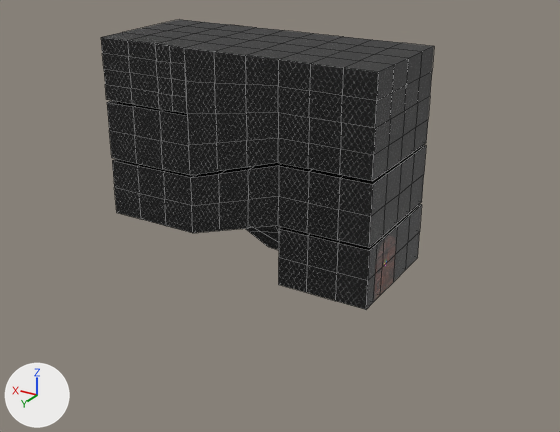
The Blender file blender models/Garden Stairs.blend as it was, and as the next commit left it.
Camera for both pictures: a 50 mm lens placed at (-45.5, 78.0, 34.4), pointed at (-12.8, 23.5, 7.2). Arrows for +X, +Y and +Z are at lower left; the lights stay in place. The picture after the commit comes second. Mesh edges are drawn as thin lines.
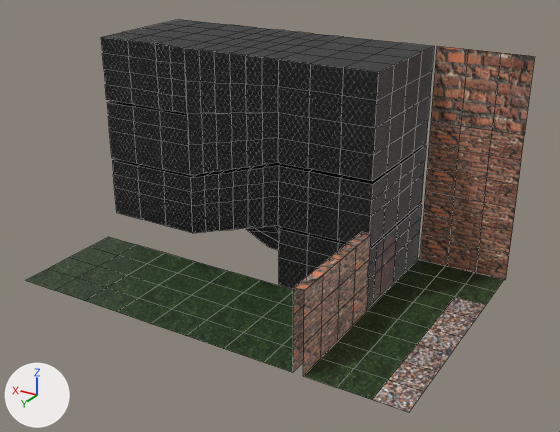
Boxes [x1, y1, x2, y2] around the edits, measured in the pictures (560 x 432 px):
'Cube', reshaped (53% wider, 35% taller): before [101, 20, 434, 310]; after [25, 20, 535, 412]
part 1 of me_cube, added (brown): after [293, 232, 371, 376]
part 2 of me_cube, added (green): after [25, 237, 293, 372]
part 3 of me_cube, added (brown): after [420, 46, 535, 280]
part 4 of me_cube, added (green): after [304, 259, 503, 400]
part 5 of me_cube, added: after [372, 297, 485, 412]
part 6 of me_cube, built on: before [107, 28, 426, 281]; after [107, 28, 426, 279]

What changed in the scene script:
```text
Add img_gravel_texture_png:
    img_gravel_texture_png = load_image('gravel_texture.png', '../textures/gravel_texture.png', 128, 128, 'sRGB')
Add img_brick_wall_png_001:
    img_brick_wall_png_001 = load_image('brick_wall.png.001', '../textures/brick_wall.png', 128, 128, 'sRGB')
Add img_grss_png:
    img_grss_png = load_image('grss.png', '../textures/grss.png', 64, 64, 'sRGB')
Add mat_gravel:
    mat_gravel = principled_material('gravel')
    mat_gravel.texture = img_gravel_texture_png
Add mat_wall:
    mat_wall = principled_material('wall')
    mat_wall.texture = img_brick_wall_png_001
Add mat_grass:
    mat_grass = principled_material('grass')
    mat_grass.texture = img_grss_png
Change me_cube:
    used by ob_cube; location = (-5.92, 17.17, 10.5); scale = (9.75, 6.0, 10.5)
    remove me_cube.from_pydata(...)  # 462 vertices, 449 faces; spans x -1.59..1.34, y -1.0..1.0, z -1.0..1.0
    add me_cube.from_pydata(...)  # 810 vertices, 731 faces; spans x -2.5..1.47, y -1.0..2.92, z -1.0..1.01
    me_cube part 1: a new loose piece of 48 vertices spanning x -1.6..-1.51, y 1.02..2.92, z -1.0..-0.3, in mat_wall (picture img_brick_wall_png_001)
    me_cube part 2: a new loose piece of 45 vertices spanning x -1.51..1.47, y 1.02..2.92, z -1.0, in mat_grass (picture img_grss_png)
    me_cube part 3: a new loose piece of 32 vertices spanning x -2.5..-1.62, y -0.95, z -1.0..1.01, in mat_wall (picture img_brick_wall_png_001)
    me_cube part 4: a new loose piece of 30 vertices spanning x -2.48..-1.6, y -0.99..2.92, z -1.0, in mat_grass (picture img_grss_png)
    me_cube part 5: a new loose piece of 14 vertices spanning x -2.48..-2.19, y -0.03..2.92, z -1.0, in mat_gravel (picture img_gravel_texture_png)
    me_cube part 6
    157 faces are deleted
    23 vertices are added at x -0.98..0.21, y -1.0..1.0, z -0.8..0.85
    49 new vertices lie (0.0, 0.0, 0.14) away from vertices in x -1.59..1.34, y -1.0..1.0, z -0.73..0.13
    30 new vertices lie (0.17, 0.0, 0.05) away from vertices in x -0.67..0.0, y -1.0..0.0, z -1.0..0.33
    16 new vertices lie (0.17, 0.0, -0.05) away from vertices in x -0.67..0.0, y 0.0..1.0, z -0.62..0.12
    15 new vertices lie (-0.17, 0.0, 0.05) away from vertices in x -0.33..0.33, y 0.0..1.0, z -0.62..0.05
    13 new vertices lie (-0.17, 0.0, -0.05) away from vertices in x 0.0..0.33, y -1.0..0.0, z -0.81..0.27
    11 new vertices lie (-0.17, 0.0, -0.04) away from vertices in x -0.33..0.33, y -1.0..0.0, z -0.54..0.5
    10 new vertices lie (0.17, 0.0, 0.0) away from vertices in x -0.67..0.0, y -1.0..1.0, z 1.0
    7 new vertices lie (0.17, 0.0, 0.04) away from vertices in x -0.67..0.0, y -1.0..0.0, z -0.45..0.5
    5 new vertices lie (0.16, 0.0, 0.0) away from vertices in x -0.33, y -1.0..1.0, z 1.0
    84 new faces join them, mat_brick (picture img_brick_wall_png)
    244 new faces join them, mat_floor (picture img_chnlnk_png)
    4 new faces join them, mat_door_lower (picture img_xt_dr_cg_png)
    add me_cube.materials.append(mat_wall)  # picture img_brick_wall_png_001
    add me_cube.materials.append(mat_grass)  # picture img_grss_png
    add me_cube.materials.append(mat_gravel)  # picture img_gravel_texture_png
```
